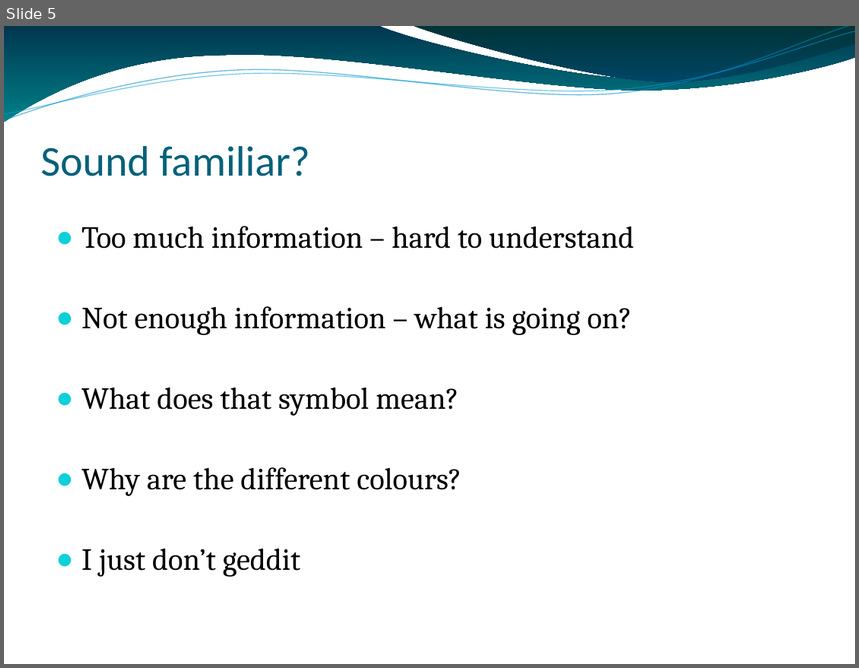
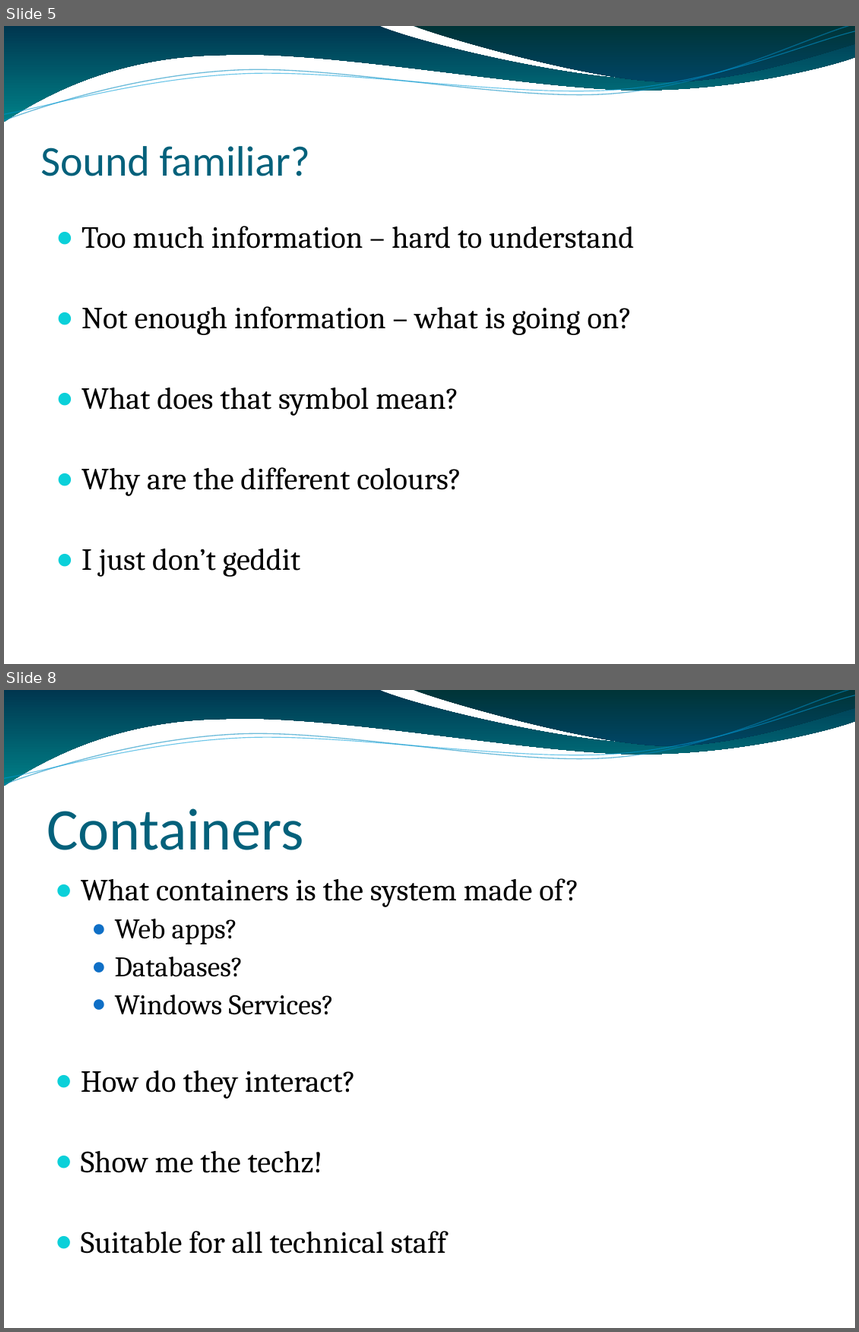
Before and after one commit to NTCoding/Presentations, a slide deck: effective_sketches/Scenarios/PennysPayments/payments_diagrams.odp. Shown one above the other, each under a label of ours: slide 5 before the commit, slides 5 and 8 after it; the slides between them are not shown. The pictures are 859x668 and 859x1332 pixels, drawn with LibreOffice and Linux fonts; fonts in the diff are those of the drawing; background and template pictures are left out. Boxes give left, top, right and bottom in pixels: in the first picture for what was removed or moved away, otherwise in the second. Text is boxed around its words. In the diff, an @@ line names an element or a change of style, - is before the commit and + after.

```diff
--- a/effective_sketches/Scenarios/PennysPayments/payments_diagrams.odp
+++ b/effective_sketches/Scenarios/PennysPayments/payments_diagrams.odp
@@ slide 8 added at <box>4,690,855,1328</box>, background picture (left out); not listed: 4 template elements that a slide beside it also shows @@
@@ title added at <box>47,809,304,850</box>, 50 pt, text #04617B @@
+Containers
@@ text added at <box>81,878,579,1254</box>, 26 pt, text #000000 @@
+● What containers is the system made of?
+  ● Web apps?
+  ● Databases?
+  ● Windows Services?
+● How do they interact?
+● Show me the techz!
+● Suitable for all technical staff
```
Also in this commit, not shown: 2 slides changed, 6 other slides added, 1 slide removed, 1 other file.
